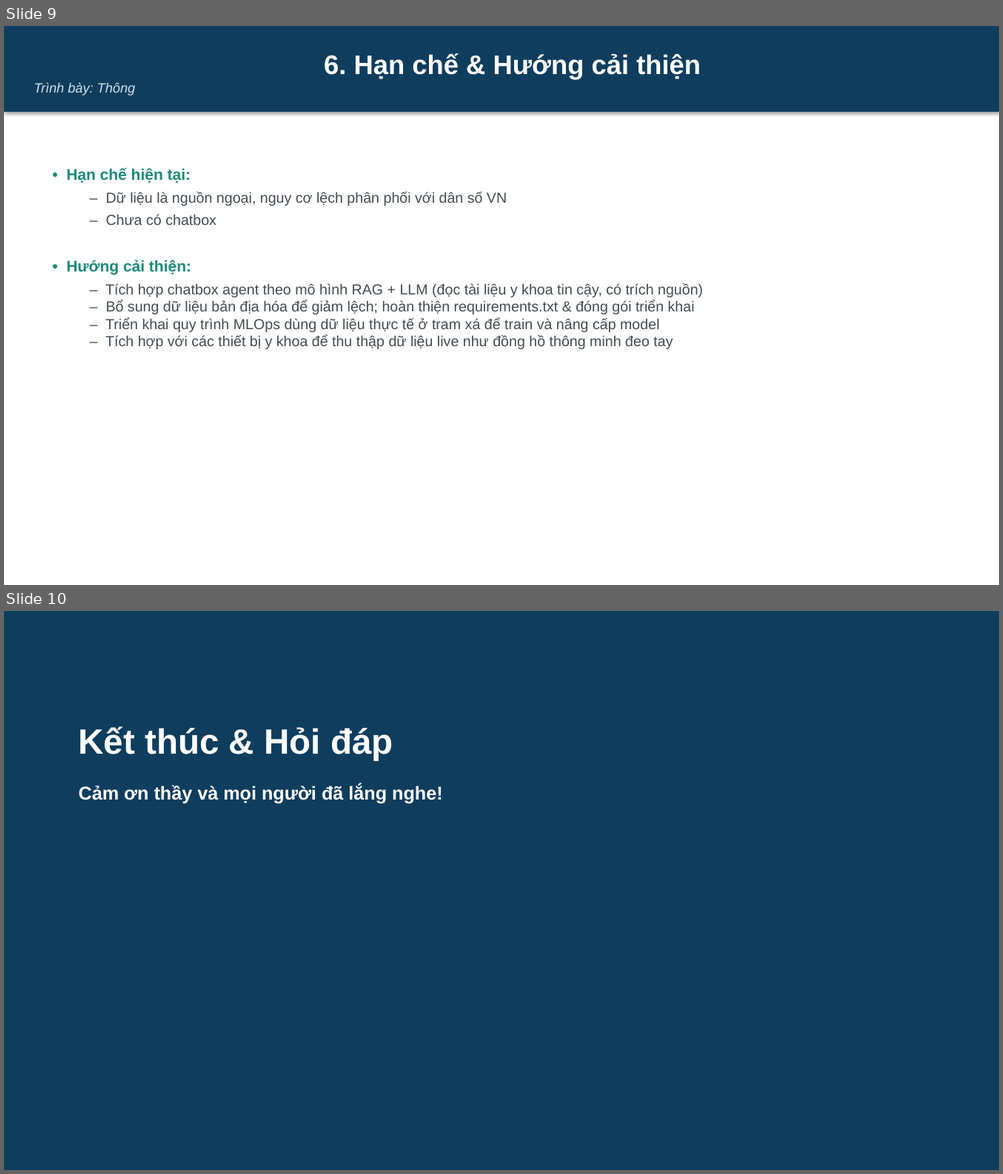
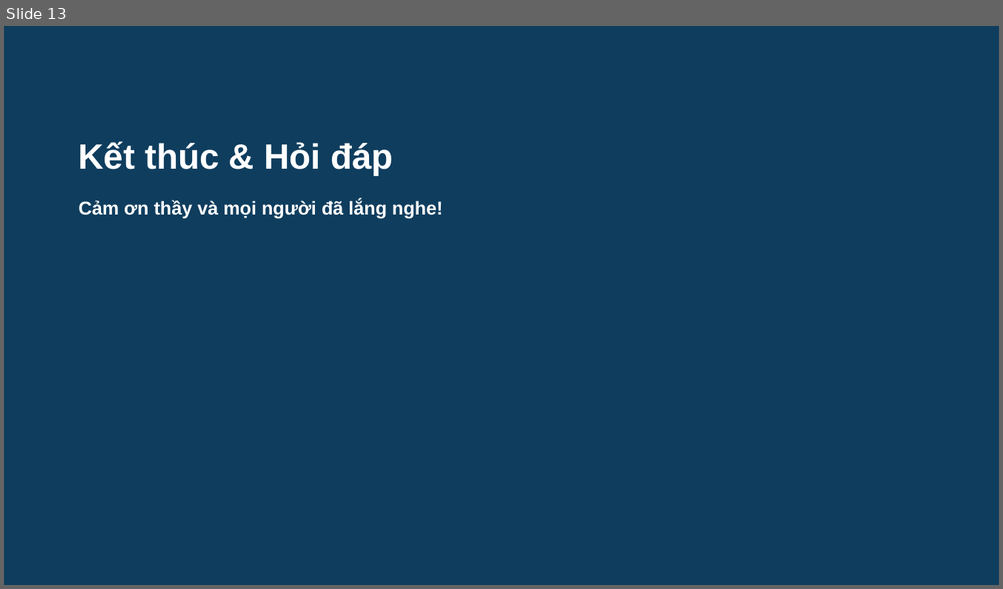
Before and after one commit to DongTrieu0310/AI_HealthCareAssitant, a slide deck: docs/Slide.pptx. Shown one above the other, each under a label of ours: slides 9 and 10 before the commit, slide 13 after it. The pictures are 1003x1174 and 1003x589 pixels, drawn with LibreOffice and Linux fonts; fonts in the diff are those of the drawing. Boxes give left, top, right and bottom in pixels: in the first picture for what was removed or moved away, otherwise in the second. Text is boxed around its words. In the diff, an @@ line names an element or a change of style, - is before the commit and + after.

```diff
--- a/docs/Slide.pptx
+++ b/docs/Slide.pptx
@@ slide 9 removed at [4,26,999,585], background #FFFFFF @@
@@ rectangle removed at [4,26,999,112] @@
-6. Hạn chế & Hướng cải thiện
-Trình bày: Thông
@@ text removed at [66,168,703,349] @@
-• Hạn chế hiện tại:
-  – Dữ liệu là nguồn ngoại, nguy cơ lệch phân phối với dân số VN
-  – Chưa có chatbox
-• Hướng cải thiện:
-  – Tích hợp chatbox agent theo mô hình RAG + LLM (đọc tài liệu y khoa tin cậy, có trích nguồn)
-  – Bổ sung dữ liệu bản địa hóa để giảm lệch; hoàn thiện requirements.txt & đóng gói triển khai
-  – Triển khai quy trình MLOps dùng dữ liệu thực tế ở tram xá để train và nâng cấp model
-  – Tích hợp với các thiết bị y khoa để thu thập dữ liệu live như đồng hồ thông minh đeo tay
@@ what was slide 10 is now slide 13 @@
```
Also in this commit, not shown: 6 slides changed, 6 slides added, 2 other slides removed, 3 other files.
